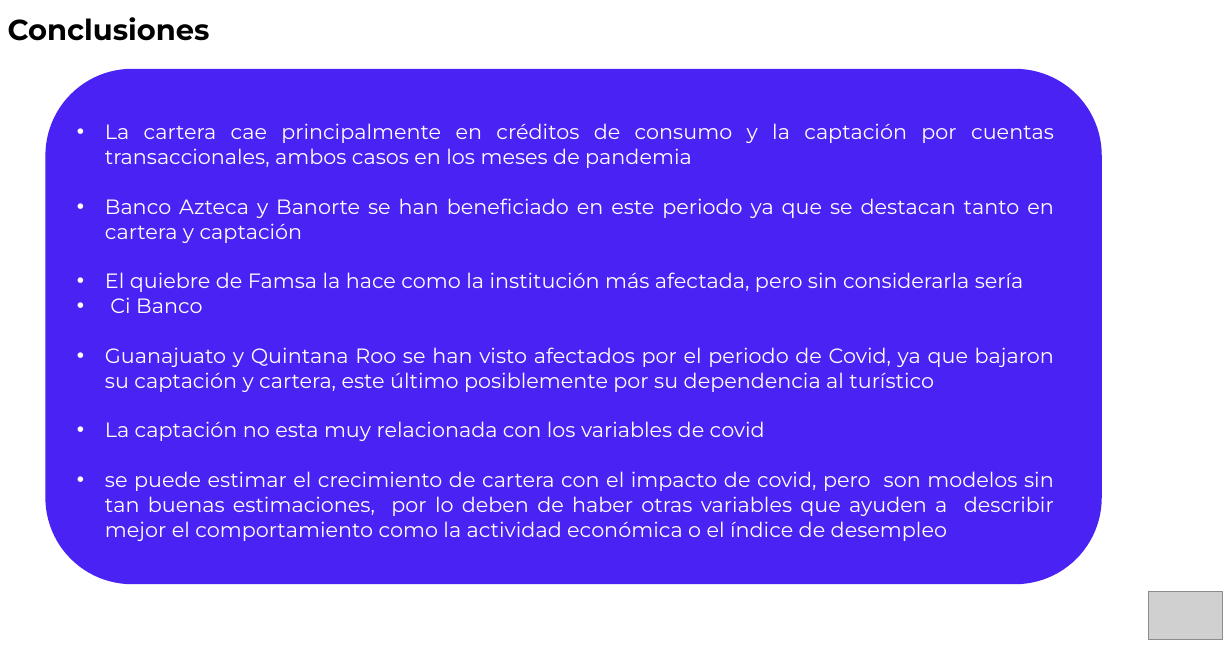
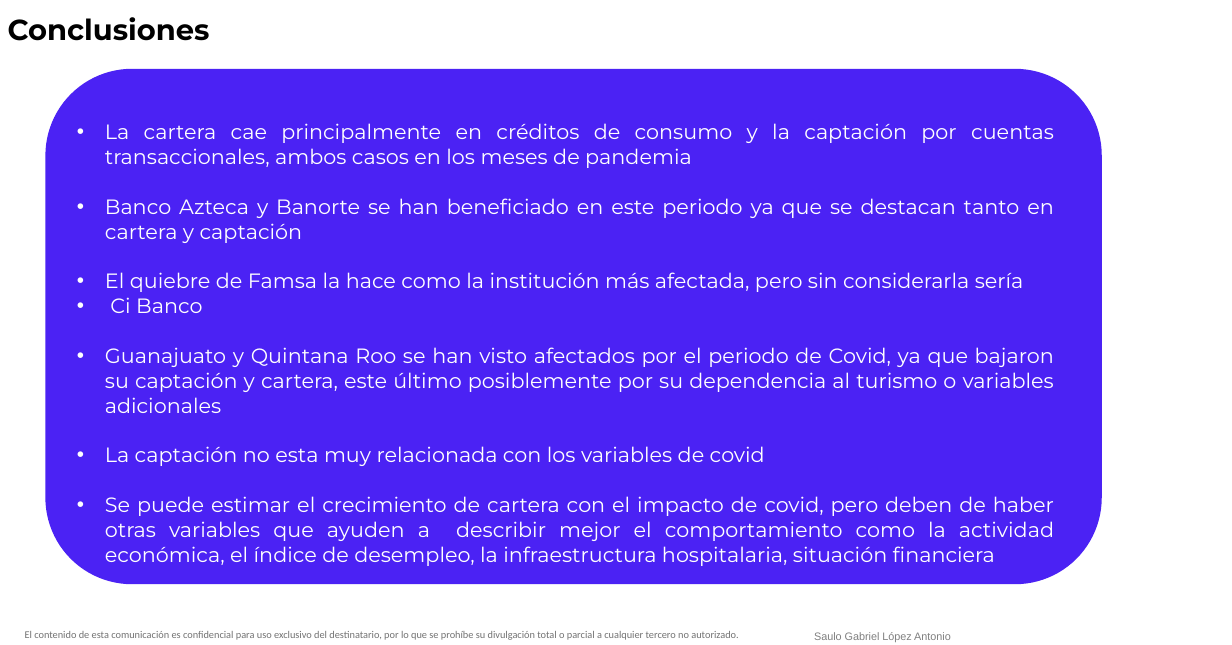
Before and after one commit to saulopez27/Impacto_banca_mexicana_covid, a slide deck: slide 11 of Impacto Banca mexicana por Covid.pptx. Drawn at 1232x645 pixels with LibreOffice and Linux fonts; fonts in the diff are those of the drawing; grey boxes stand for pictures; background and template pictures are left out. Boxes give left, top, right and bottom in pixels: in the first picture for what was removed or moved away, otherwise in the second. Text is boxed around its words. In the diff, an @@ line names an element or a change of style, - is before the commit and + after.

```diff
--- a/Impacto Banca mexicana por Covid.pptx
+++ b/Impacto Banca mexicana por Covid.pptx
@@ text at [105,347,1054,413]: text changed @@
-• Guanajuato y Quintana Roo se han visto afectados por el periodo de Covid, ya que bajaron su captación y cartera, este último posiblemente por su dependencia al turístico
+• Guanajuato y Quintana Roo se han visto afectados por el periodo de Covid, ya que bajaron su captación y cartera, este último posiblemente por su dependencia al turismo o variables adicionales
@@ text at [105,496,1054,541]: text changed @@
-• se puede estimar el crecimiento de cartera con el impacto de covid, pero son modelos sin tan buenas estimaciones, por lo deben de haber otras variables que ayuden a describir mejor el comportamiento como la actividad económica o el índice de desempleo
+• Se puede estimar el crecimiento de cartera con el impacto de covid, pero deben de haber otras variables que ayuden a describir mejor el comportamiento como la actividad económica, el índice de desempleo, la infraestructura hospitalaria, situación financiera
@@ picture removed at [1149,591,1222,640] @@
@@ text added at [25,631,738,640], 10 pt, text #737373 @@
+El contenido de esta comunicación es confidencial para uso exclusivo del destinatario, por lo que se prohíbe su divulgación total o parcial a cualquier tercero no autorizado.
@@ text added at [814,632,951,642], 10.5 pt, text #808080 @@
+Saulo Gabriel López Antonio
```
Also in this commit, not shown: 16 other slides changed.
